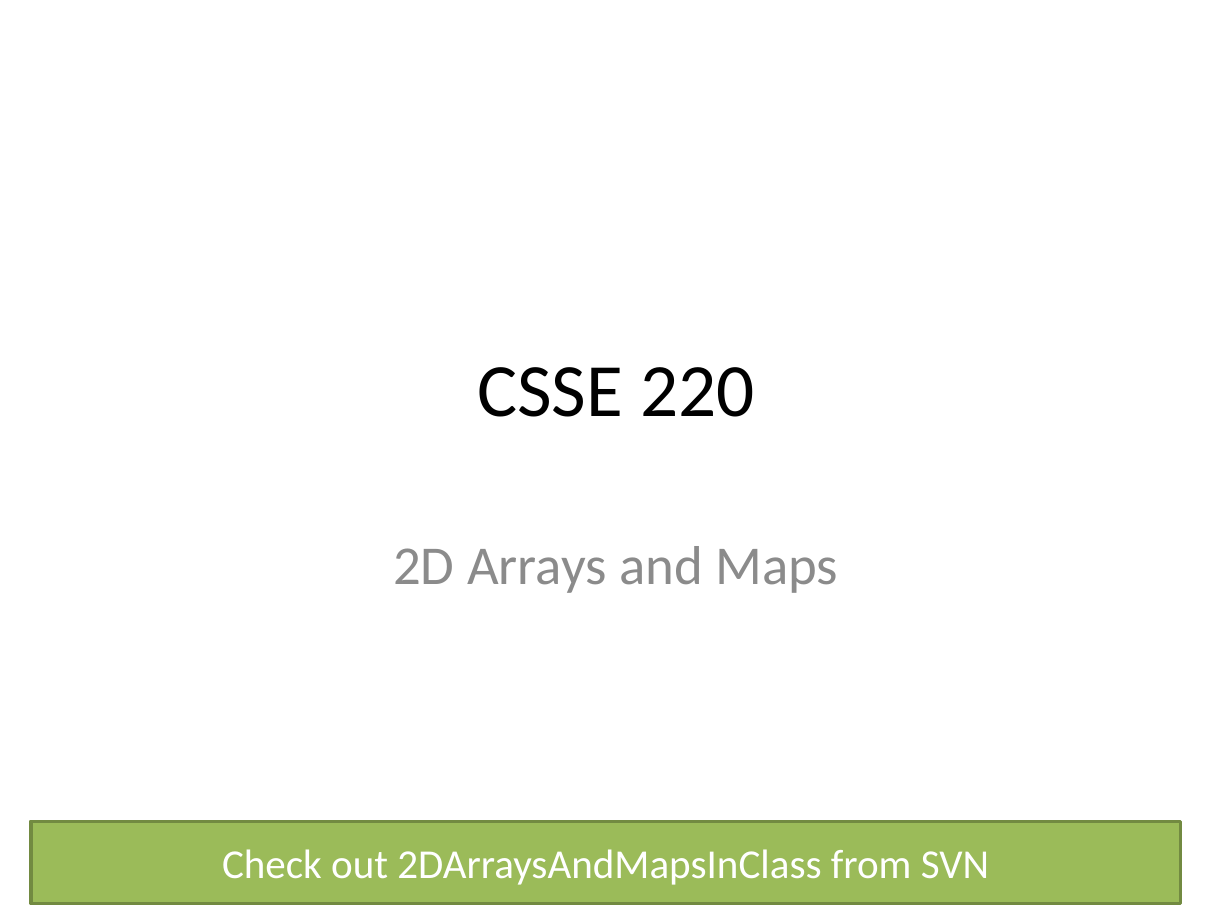
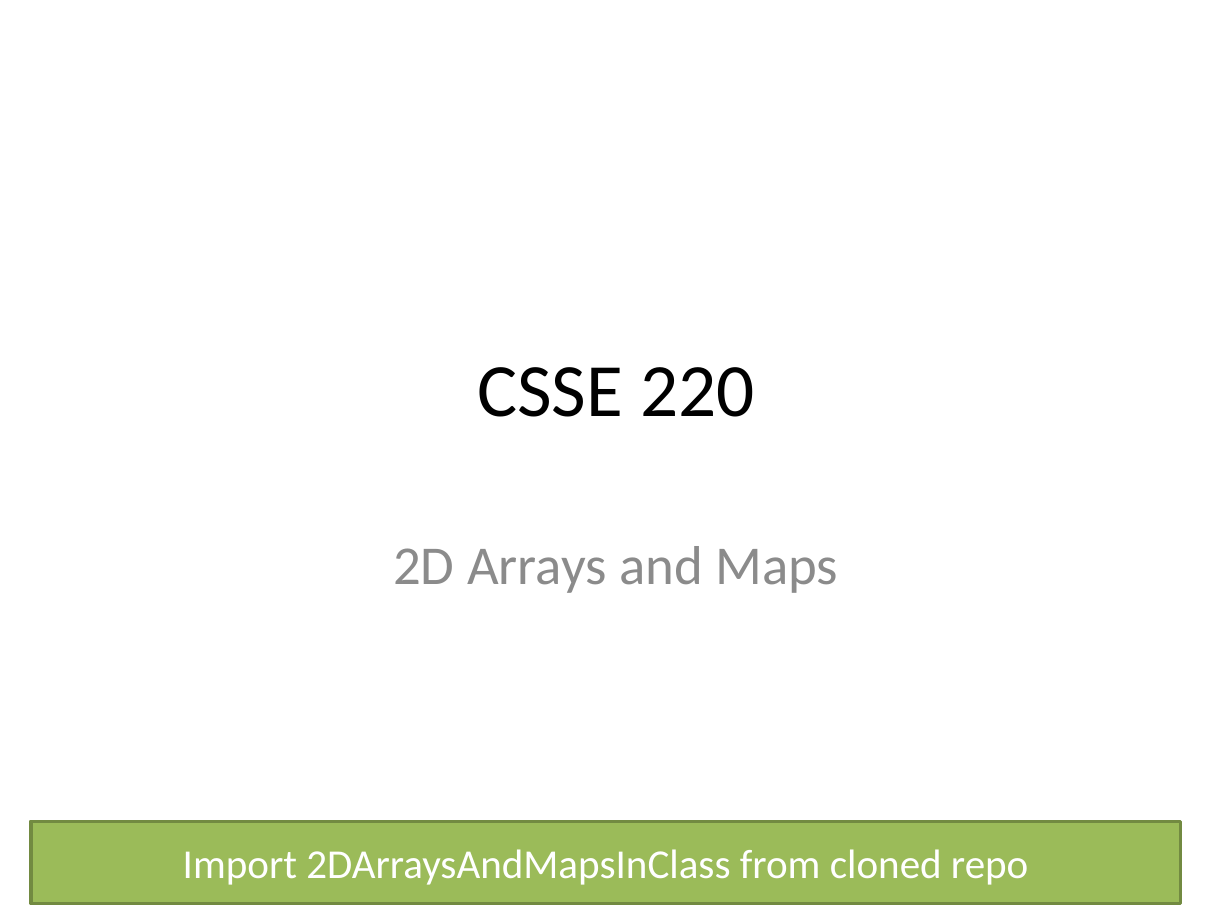
Before and after one commit to RHIT-CSSE/csse220, a slide deck: slide 1 of ClassMaterials/2DArraysAndMaps/Slides/2D Arrays and Maps.pptx. Drawn at 1232x924 pixels with LibreOffice and Linux fonts; fonts in the diff are those of the drawing. Boxes give left, top, right and bottom in pixels: in the first picture for what was removed or moved away, otherwise in the second. Text is boxed around its words. In the diff, an @@ line names an element or a change of style, - is before the commit and + after.

```diff
--- a/ClassMaterials/2DArraysAndMaps/Slides/2D Arrays and Maps.pptx
+++ b/ClassMaterials/2DArraysAndMaps/Slides/2D Arrays and Maps.pptx
@@ text in rectangle at [183,849,1028,885]: text changed @@
-Check out 2DArraysAndMapsInClass from SVN
+Import 2DArraysAndMapsInClass from cloned repo
```
Also in this commit, not shown: 2 other slides changed.
